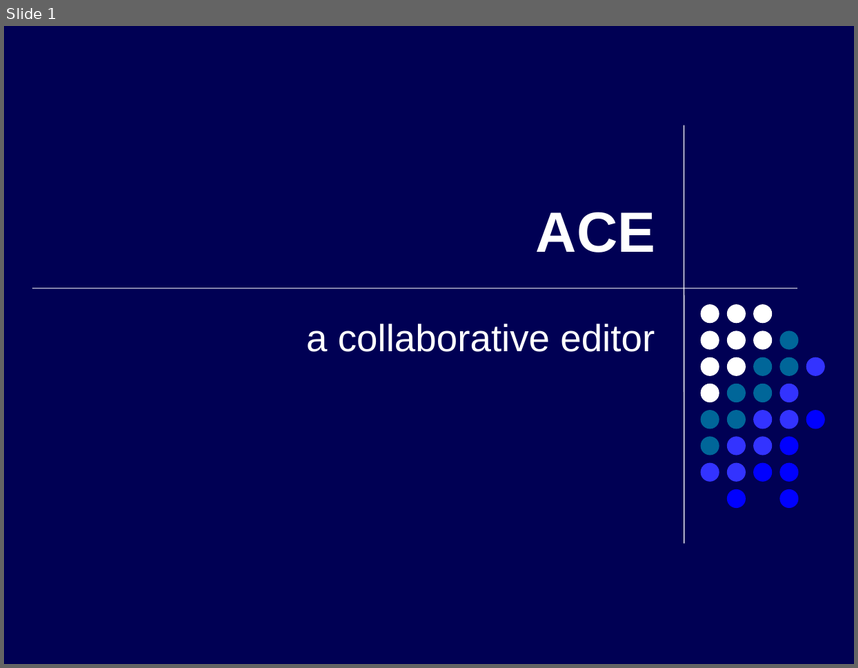
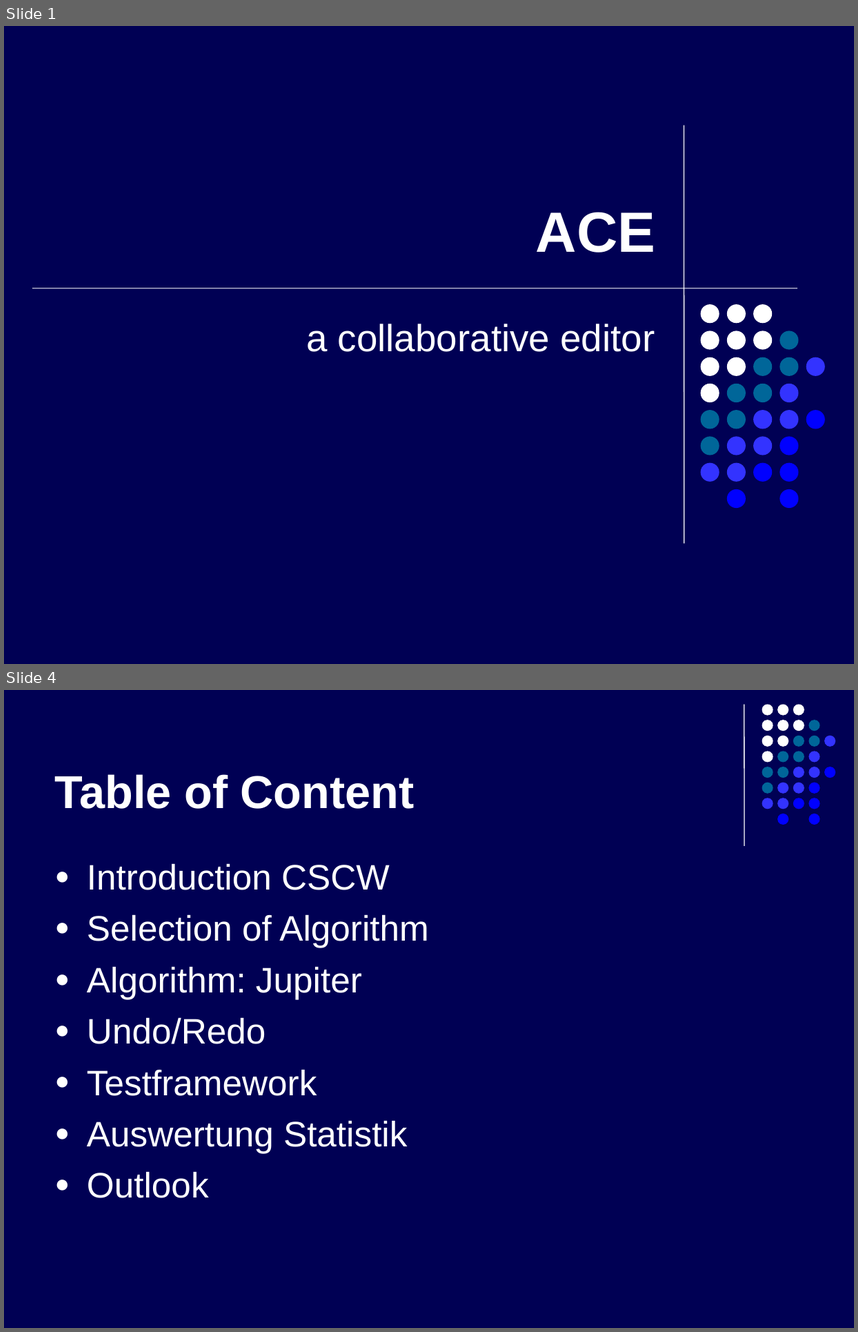
Before and after one commit to kyanha/ace, a slide deck: ace/trunk/doc/presentation/presentation.ppt. Shown one above the other, each under a label of ours: slide 1 before the commit, slides 1 and 4 after it; the slides between them are not shown. The pictures are 858x668 and 858x1332 pixels, drawn with LibreOffice and Linux fonts; fonts in the diff are those of the drawing. Boxes give left, top, right and bottom in pixels: in the first picture for what was removed or moved away, otherwise in the second. Text is boxed around its words. In the diff, an @@ line names an element or a change of style, - is before the commit and + after.

```diff
--- a/ace/trunk/doc/presentation/presentation.ppt
+++ b/ace/trunk/doc/presentation/presentation.ppt
@@ slide 4 added at [4, 690, 854, 1328], background #000054 @@
@@ line added from (744, 704) to (744, 845), #FFFFFF 0.74 pt @@
@@ title added at [55, 774, 415, 809], 39 pt, text #FFFFFF, bold @@
+Table of Content
@@ group added at [762, 704, 835, 825]: 31 ellipses @@
@@ text added at [87, 863, 429, 1198], 30 pt, text #FFFFFF @@
+● Introduction CSCW
+● Selection of Algorithm
+● Algorithm: Jupiter
+● Undo/Redo
+● Testframework
+● Auswertung Statistik
+● Outlook
```
Also in this commit, not shown: 3 other slides added, 1 slide removed.
